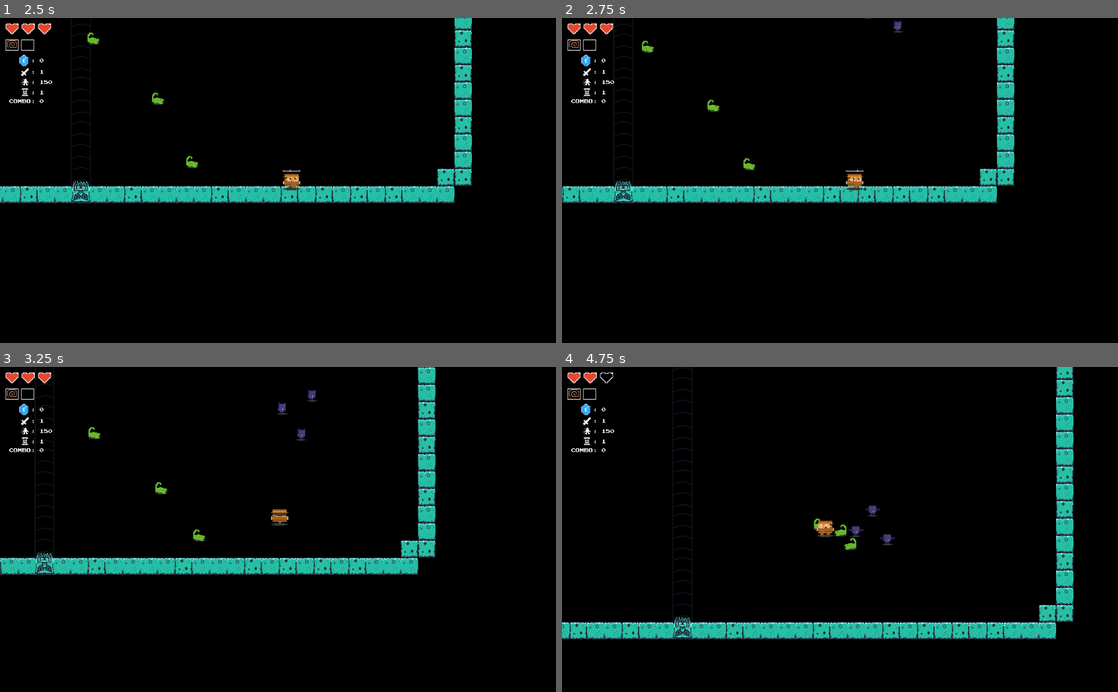
Above: before the commit, frames 1-4 (two rows, left to right).
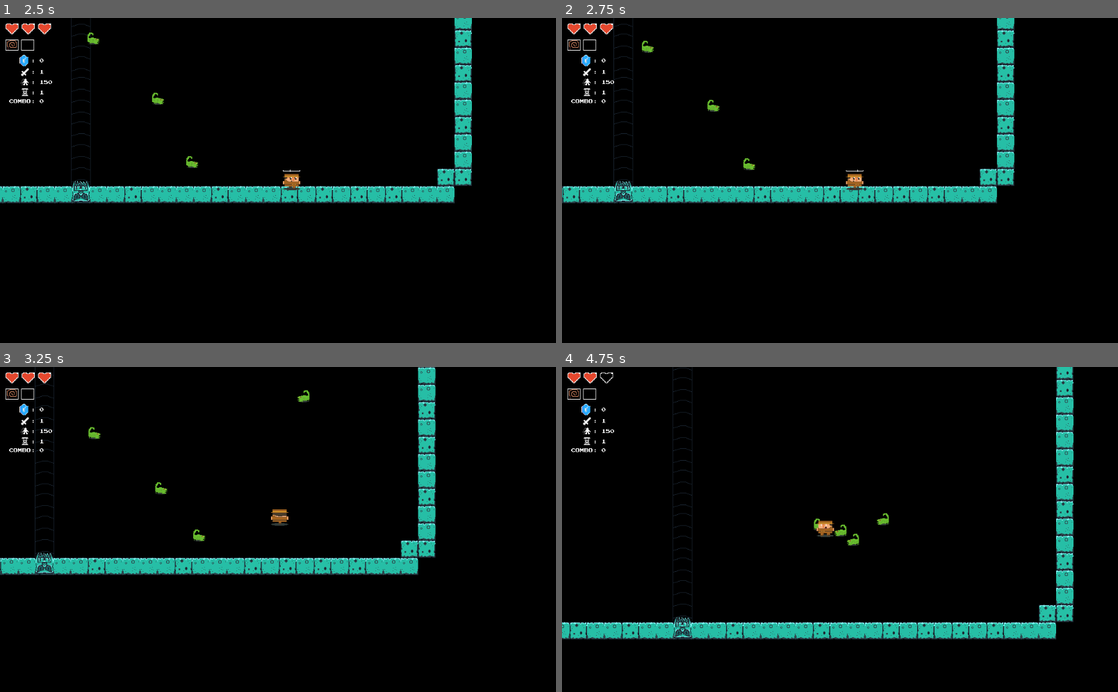
Above: after the commit, the same moments.

Repository: mcerdeira/curse-of-the-rogue
Game: Godot game, scene res://scenes/Main.tscn
The game is run twice, just before and just after one commit, with the same random seed, the same clock (stepped at 60 frames per second) and the same inputs.
Inputs (mouse positions are in pixels of both pictures, inside the frame that each line leads up to):
- Up to frame 1 (2.5 s): move the mouse to (400, 164) at 0.52 s; press the mouse at (400, 164) at 0.53 s; hold D (right) 0.53-1.28 s; move the mouse to (166, 196) at 1.27 s; release the mouse at (166, 196) at 1.28 s; hold S (down) 1.28-2.03 s; right-click (166, 196) at 1.35 s; move the mouse to (333, 109) at 2.02 s; press the mouse at (333, 109) at 2.03 s; hold D (right) from 2.03 s (still down)
- Up to frame 2 (2.75 s): keep holding D (right)
- Up to frame 3 (3.25 s): move the mouse to (250, 594) at 2.77 s; release D (right) at 2.78 s; release the mouse at (250, 594) at 2.78 s; hold W (up) from 2.78 s (still down); right-click (250, 594) at 2.85 s
- Up to frame 4 (4.75 s): move the mouse to (1006, 578) at 3.52 s; release W (up) at 3.53 s; press the mouse at (1006, 578) at 3.53 s; hold A (left) from 3.53 s (still down); move the mouse to (673, 480) at 4.27 s; release the mouse at (673, 480) at 4.28 s; right-click (673, 480) at 4.35 s

Frame 1 is identical in both runs. In frame 2, less than 0.1% of the frame differs, in the area x 54-62%, y 0-5%; in frame 3, 0.2%; in frame 4, 0.3%, in the area x 50-60%, y 42-57%.

Commit message:
Door stuff#

Diff:
--- a/src/scenes/Door.gd
+++ b/src/scenes/Door.gd
@@ -5,13 +5,22 @@
 func _ready():
 	add_to_group("doors")
 	$lbl.visible = false
+	if type == "":
+		type = random_type()
+		$sprite.animation = type
+
 	$lbl.text = trad_type()
+
+func random_type():
+	return Global.pick_random(["altar", "altar", "cant", "supershop"])
 
 func trad_type():
 	if type == "next":
 		return "Floor " + str(Global.CURRENT_FLOOR + 1)
-	elif type == "shop":
-		return "Shop"
+	elif type == "altar":
+		return "Altar"
+	elif type == "supershop":
+		return "Shop++"
 
 func emit():
 	for i in range(2):
@@ -20,6 +29,15 @@
 		root.add_child(p)
 		p.global_position = global_position
 
+func reveal():
+	$lbl.visible = true
+	if type == "next":
+		if type == "altar":
+			$sprite.animation = "altaropened"
+		else:
+			$sprite.animation = "opened"
+	emit()
+
 func open_door():
 	$lbl.visible = true
 	$sprite.animation = "opened"
--- a/src/scenes/Door.tscn
+++ b/src/scenes/Door.tscn
@@ -1,19 +1,32 @@
-[gd_scene load_steps=9 format=2]
+[gd_scene load_steps=12 format=2]
 
 [ext_resource path="res://sprites/crack_spr_0.png" type="Texture" id=1]
 [ext_resource path="res://sprites/crack_spr_2.png" type="Texture" id=2]
 [ext_resource path="res://sprites/crack_spr_1.png" type="Texture" id=3]
 [ext_resource path="res://scenes/Door.gd" type="Script" id=4]
 [ext_resource path="res://fonts/prstartk.ttf" type="DynamicFontData" id=5]
+[ext_resource path="res://sprites/crack_spr_3.png" type="Texture" id=6]
+[ext_resource path="res://sprites/crack_spr_4.png" type="Texture" id=7]
+[ext_resource path="res://sprites/crack_spr_5.png" type="Texture" id=8]
 
 [sub_resource type="RectangleShape2D" id=2]
 extents = Vector2( 17, 26.5 )
 
 [sub_resource type="SpriteFrames" id=1]
 animations = [ {
+"frames": [ ExtResource( 6 ) ],
+"loop": true,
+"name": "altar",
+"speed": 5.0
+}, {
+"frames": [ ExtResource( 7 ) ],
+"loop": true,
+"name": "altaropened",
+"speed": 5.0
+}, {
 "frames": [ ExtResource( 2 ) ],
 "loop": true,
-"name": "closed",
+"name": "cant",
 "speed": 5.0
 }, {
 "frames": [ ExtResource( 1 ) ],
@@ -24,6 +37,11 @@
 "frames": [ ExtResource( 3 ) ],
 "loop": true,
 "name": "opened",
+"speed": 5.0
+}, {
+"frames": [ ExtResource( 8 ) ],
+"loop": true,
+"name": "supershop",
 "speed": 5.0
 } ]
 
--- a/src/scenes/EnemySpawn.gd
+++ b/src/scenes/EnemySpawn.gd
@@ -30,7 +30,7 @@
 func spawn_chest_and_stuff():
 	var doors = get_tree().get_nodes_in_group("doors")
 	for d in doors:
-		d.open_door()
+		d.reveal()
 
 	var player = get_tree().get_nodes_in_group("players")[0]
 	var positions = get_children()
--- a/src/scenes/Main.tscn
+++ b/src/scenes/Main.tscn
@@ -251,6 +251,6 @@
 [node name="DoorNext" parent="." instance=ExtResource( 17 )]
 position = Vector2( 424, 78 )
 
-[node name="DoorShop" parent="." instance=ExtResource( 17 )]
+[node name="DoorExtra" parent="." instance=ExtResource( 17 )]
 position = Vector2( 600, 78 )
-type = "shop"
+type = ""
Binary file added: src/sprites/crack_spr_3.png
Not shown, added: src/sprites/crack_spr_3.png.import
Binary file added: src/sprites/crack_spr_4.png
Not shown, added: src/sprites/crack_spr_4.png.import
Binary file added: src/sprites/crack_spr_5.png
Not shown, added: src/sprites/crack_spr_5.png.import
